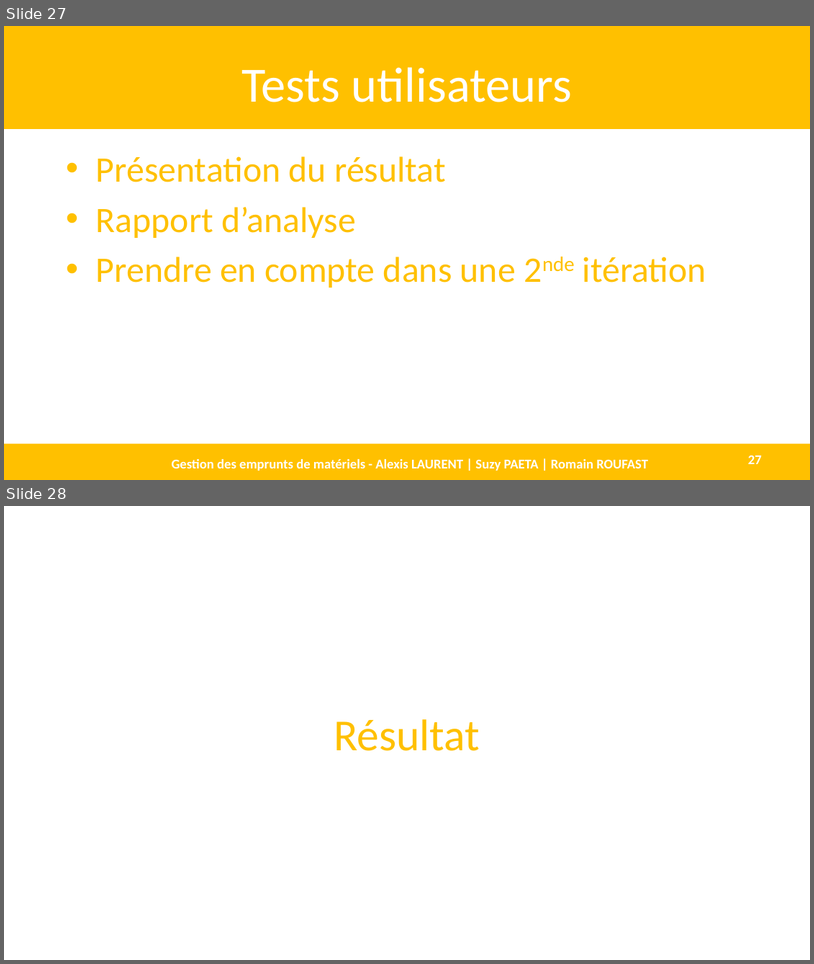
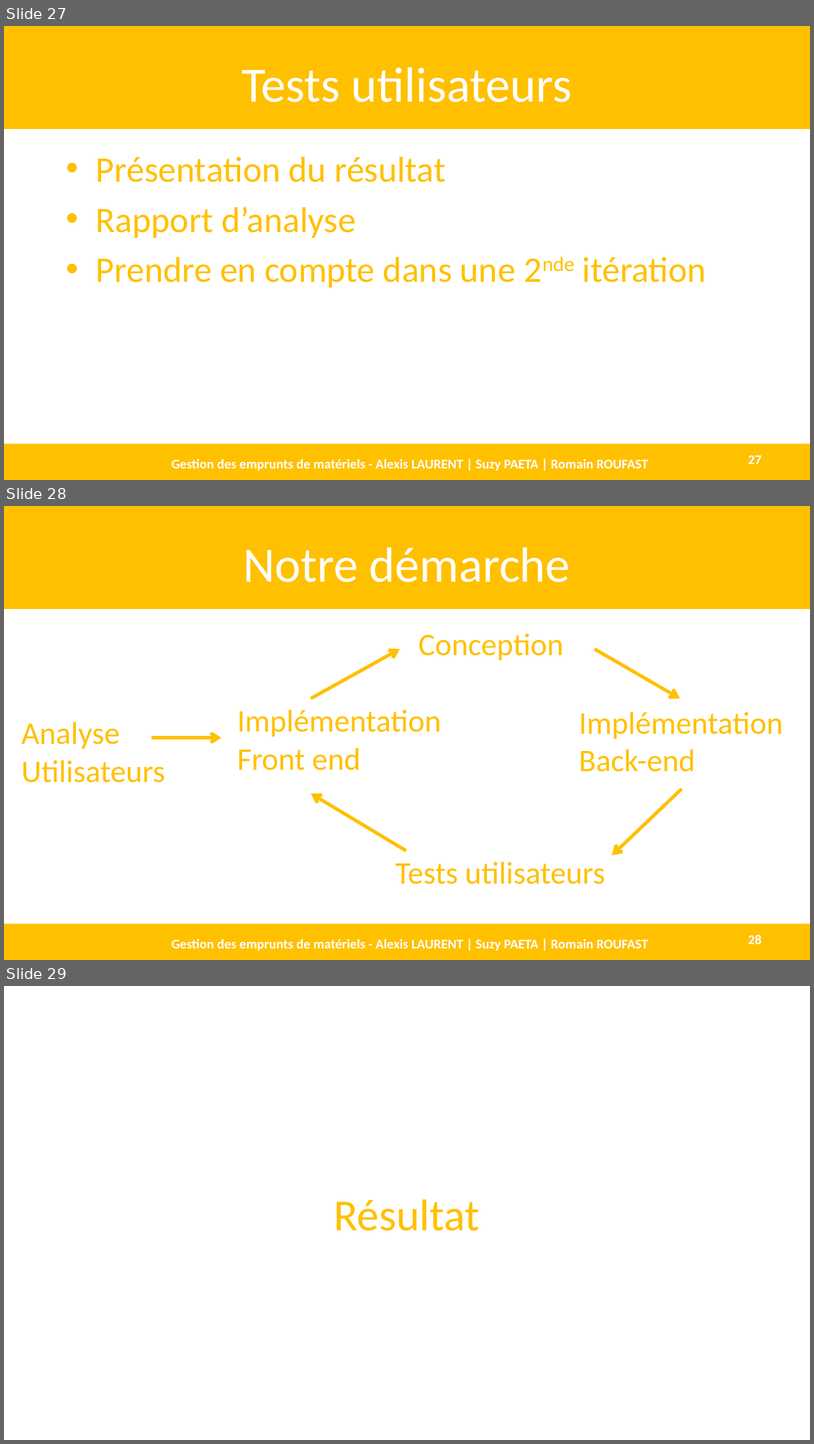
Before and after one commit to AlexisLaurent/Gestion_des_Emprunts, a slide deck: Livrables/D1.3 - DEF.pptx. Shown one above the other, each under a label of ours: slides 27 and 28 before the commit, slides 27, 28 and 29 after it. The pictures are 814x964 and 814x1444 pixels, drawn with LibreOffice and Linux fonts; fonts in the diff are those of the drawing. Boxes give left, top, right and bottom in pixels: in the first picture for what was removed or moved away, otherwise in the second. Text is boxed around its words. In the diff, an @@ line names an element or a change of style, - is before the commit and + after.

```diff
--- a/Livrables/D1.3 - DEF.pptx
+++ b/Livrables/D1.3 - DEF.pptx
@@ slide 28 added at bbox=[4, 506, 810, 960], background #FFFFFF @@
@@ rectangle added at bbox=[4, 506, 810, 609], fill #FFC000 @@
@@ title added at bbox=[243, 547, 571, 582], 44 pt, text #FFFFFF @@
+Notre démarche
@@ text added at bbox=[419, 633, 564, 660], 28 pt, text #FFC000 @@
+Conception
@@ arrow added from (311, 698) to (400, 649), #FFC000 3 pt @@
@@ arrow added from (595, 649) to (681, 698), #FFC000 3 pt @@
@@ text added at bbox=[21, 721, 165, 782], 28 pt, text #FFC000 @@
+Analyse Utilisateurs
@@ text added at bbox=[237, 709, 441, 770], 28 pt, text #FFC000 @@
+Implémentation
+Front end
@@ text added at bbox=[579, 711, 783, 772], 28 pt, text #FFC000 @@
+Implémentation
+Back-end
@@ arrow added from (152, 737) to (221, 737), #FFC000 3 pt @@
@@ arrow added from (406, 850) to (311, 793), #FFC000 3 pt @@
@@ arrow added from (682, 789) to (612, 855), #FFC000 3 pt @@
@@ text added at bbox=[396, 861, 606, 884], 28 pt, text #FFC000 @@
+Tests utilisateurs
@@ rectangle added at bbox=[4, 923, 810, 959], fill #FFC000 @@
@@ page number added at bbox=[748, 934, 762, 944], 12 pt, text #FFFFFF, bold @@
+28
@@ text added at bbox=[172, 939, 648, 950], 12 pt, text #FFFFFF, bold @@
+Gestion des emprunts de matériels - Alexis LAURENT | Suzy PAETA | Romain ROUFAST
@@ what was slide 28 is now slide 29 @@
```
Also in this commit, not shown: 6 slides changed.
